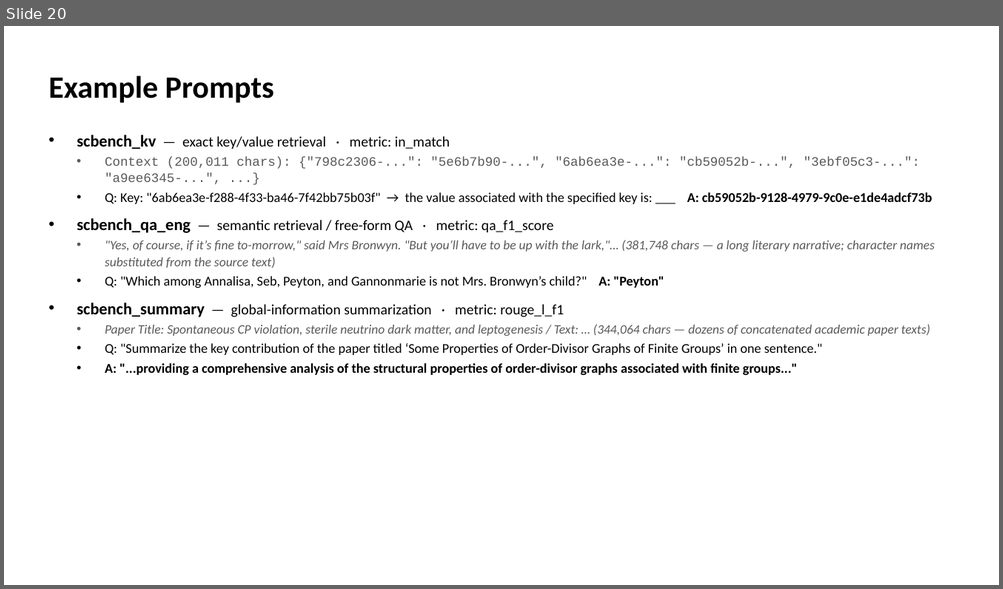
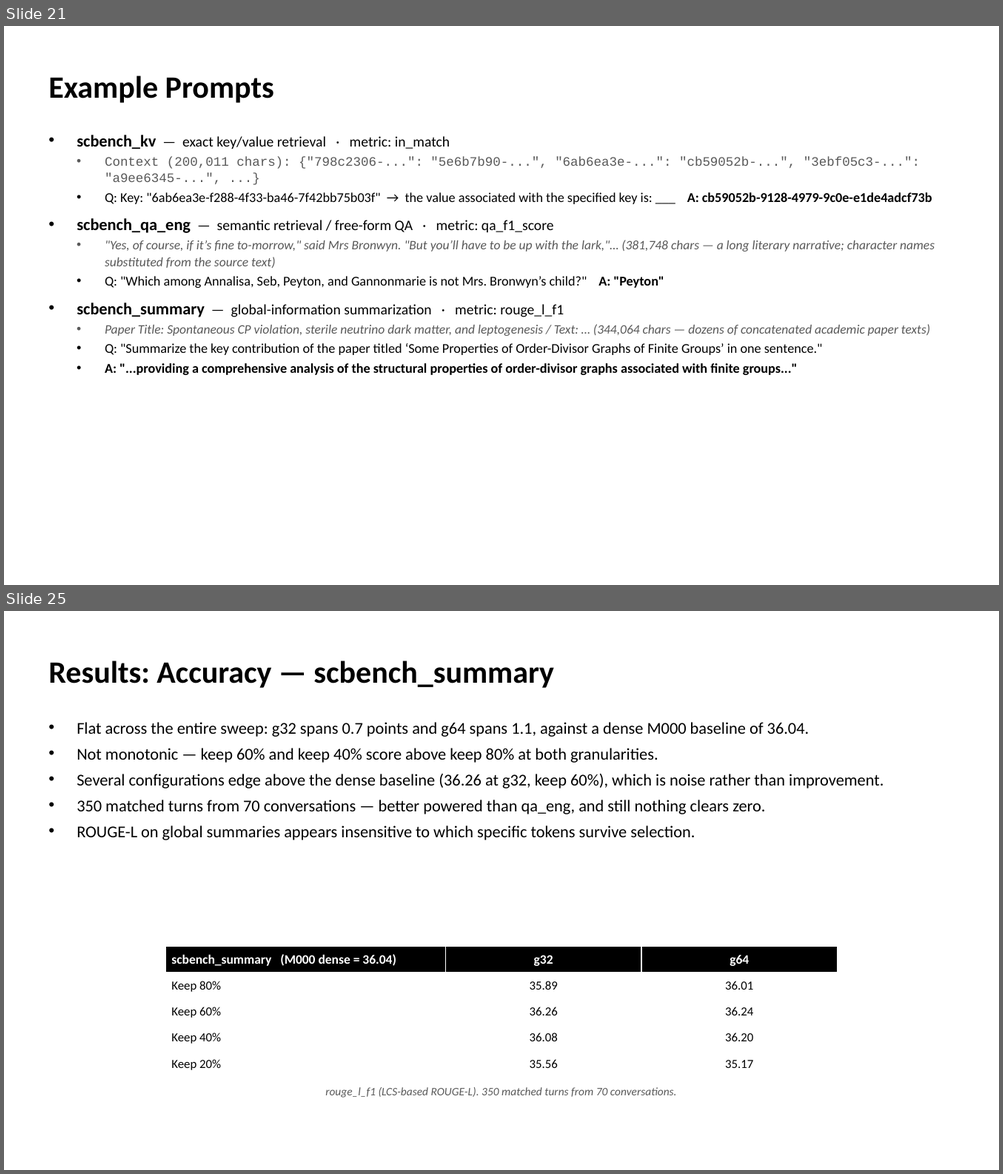
Before and after one commit to MS-Feeds/vllm-msn, a slide deck: benchmarks/spec_prefill_multi_turn/spec_prefill_multi_turn_template.pptx. Shown one above the other, each under a label of ours: slide 20 before the commit, slides 21 and 25 after it; the slides between them are not shown. The pictures are 1003x589 and 1003x1174 pixels, drawn with LibreOffice and Linux fonts; fonts in the diff are those of the drawing. Boxes give left, top, right and bottom in pixels: in the first picture for what was removed or moved away, otherwise in the second. Text is boxed around its words. In the diff, an @@ line names an element or a change of style, - is before the commit and + after.

```diff
--- a/benchmarks/spec_prefill_multi_turn/spec_prefill_multi_turn_template.pptx
+++ b/benchmarks/spec_prefill_multi_turn/spec_prefill_multi_turn_template.pptx
@@ slide 25 added at [4, 611, 999, 1170], background #FFFFFF @@
@@ text added at [48, 661, 553, 688], 30 pt, text #000000, bold @@
+Results: Accuracy — scbench_summary
@@ text added at [77, 722, 883, 840], 16 pt, text #000000 @@
+• Flat across the entire sweep: g32 spans 0.7 points and g64 spans 1.1, against a dense M000 baseline of 36.04.
+• Not monotonic — keep 60% and keep 40% score above keep 80% at both granularities.
+• Several configurations edge above the dense baseline (36.26 at g32, keep 60%), which is noise rather than improvement.
+• 350 matched turns from 70 conversations — better powered than qa_eng, and still nothing clears zero.
+• ROUGE-L on global summaries appears insensitive to which specific tokens survive selection.
@@ table added at [166, 947, 836, 1077], 5 rows, 3 columns @@
+scbench_summary (M000 dense = 36.04) | g32 | g64
+Keep 80% | 35.89 | 36.01
+Keep 60% | 36.26 | 36.24
+Keep 40% | 36.08 | 36.20
+Keep 20% | 35.56 | 35.17
@@ text added at [325, 1088, 677, 1098], 11 pt, text #595959, italic @@
+rouge_l_f1 (LCS-based ROUGE-L). 350 matched turns from 70 conversations.
@@ what was slide 20 is now slide 21 @@
```
Also in this commit, not shown: 10 slides changed, 5 other slides added, 2 slides removed, 12 other files.
